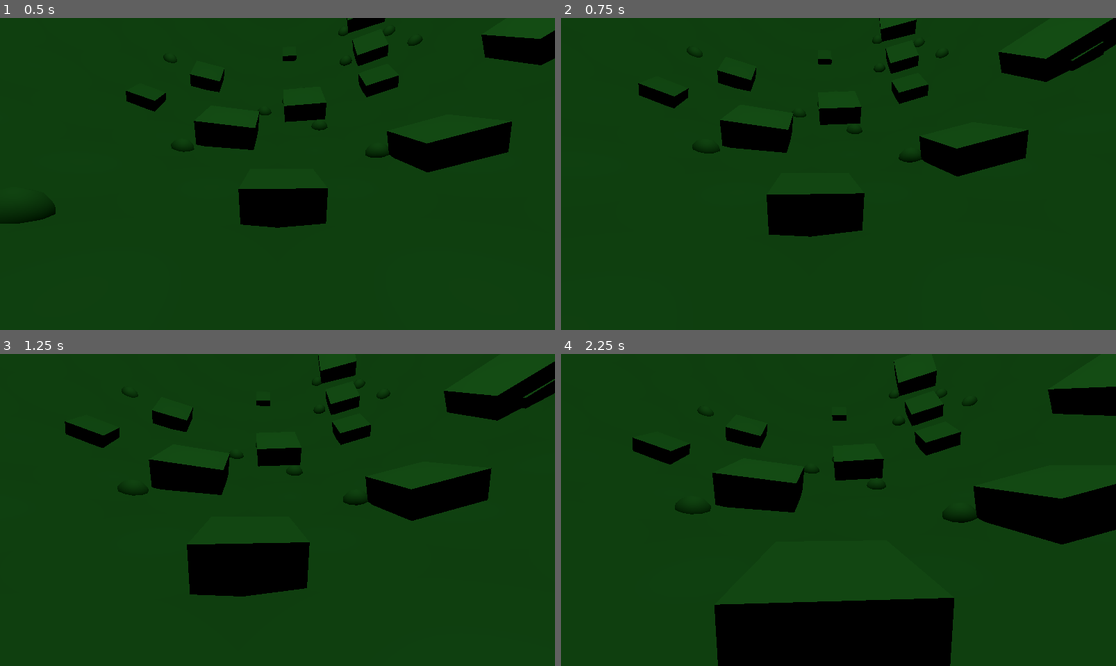
Above: before the commit, frames 1-4 (two rows, left to right).
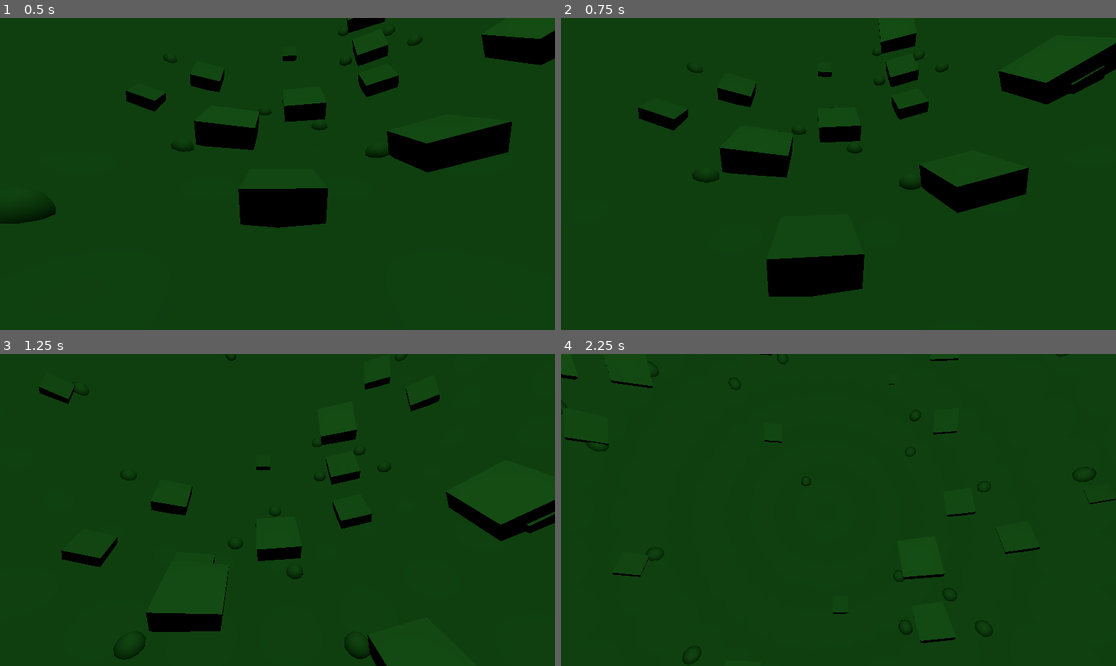
Above: after the commit, the same moments.

Repository: mydr3z/The-Core
Game: Godot game, scene res://root.tscn
Two runs of this game, one before a commit and one after it. Both use one fixed random seed, a clock stepped at 60 frames per second and the inputs below.
Inputs (mouse positions are in pixels of both pictures, inside the frame that each line leads up to):
- Up to frame 1 (0.5 s): no input
- Up to frame 2 (0.75 s): tap Enter at 0.5 s; move the mouse to (866, 174) at 0.52 s; hold Up (ui_up) from 0.53 s (still down); tap Space (ui_jump, bound only after the commit) at 0.6 s
- Up to frame 3 (1.25 s): keep holding Up (ui_up); tap Space (ui_jump, bound only after the commit) at 0.77, 1.07 s
- Up to frame 4 (2.25 s): keep holding Up (ui_up); move the mouse to (810, 510) at 1.27 s; tap Space (ui_jump, bound only after the commit) at 1.35, 1.52, 1.82, 2.1 s; move the mouse to (849, 503) at 2.02 s

Frame 1 is identical in both runs. In frame 2, 16% of the frame differs, in the area x 13-100%, y 0-90%; in frame 3, 13%; in frame 4, 18%, in the area x 0-100%, y 0-100%.

Commit message:
feat: добавлена возможность прыжка

Diff:
--- a/project.godot
+++ b/project.godot
@@ -58,3 +58,8 @@
 "events": [Object(InputEventKey,"resource_local_to_scene":false,"resource_name":"","device":-1,"window_id":0,"alt_press …(195 unchanged characters)…
 ]
 }
+ui_jump={
+"deadzone": 0.2,
+"events": [Object(InputEventKey,"resource_local_to_scene":false,"resource_name":"","device":-1,"window_id":0,"alt_pressed":false,"shift_pressed":false,"ctrl_pressed":false,"meta_pressed":false,"pressed":false,"keycode":0,"physical_keycode":32,"key_label":0,"unicode":32,"location":0,"echo":false,"script":null)
+]
+}
--- a/scripts/player.gd
+++ b/scripts/player.gd
@@ -3,14 +3,21 @@
 
 
 const EYE_HEIGHT := 1.5;
+
 const SPEED := 1.5;
-const RUN_SPEED := 3;
+const RUN_SPEED := 3.0;
+
 const MOUSE_SENSITIVITY_HDG := 0.002;
 const MOUSE_SENSITIVITY_PITCH := 0.002;
 const VERTICAL_FOV_RADIANS := 1.5;
 
+const JUMP_POWER := 10.0;
 
 var _camera : Camera3D;
+
+var _is_in_jump := false;
+var _vel_y := 0.0;
+var _height_metres := 0.0;
 
 
 func _init(pos : Vector3) -> void:
@@ -34,11 +41,26 @@
 
 
 func _process(delta: float) -> void:
+	if _is_in_jump:
+		if _height_metres < 0.0:
+			_height_metres = 0.0;
+			_is_in_jump = false;
+		else:
+			_vel_y -= WorldPhysics.get_gravity_accel(position) * delta;
+			_height_metres += _vel_y * delta;
 	# выравнивание игрока по вертикали:
 	transform.basis = WorldPhysics.get_correct_basis(transform.basis, position);
 	# коррекция высоты:
-	position = WorldPhysics.get_correct_position(position);
+	position = WorldPhysics.get_correct_position(position) - position.normalized() * _height_metres;
 	# получение направления движения:
 	var input_dir = Input.get_vector("ui_left", "ui_right", "ui_up", "ui_down");
 	var direction = (transform.basis * Vector3(input_dir.x, 0, input_dir.y)).normalized();
 	position += direction * RUN_SPEED * delta if Input.is_action_pressed("ui_run") else direction * SPEED * delta;
+
+	if Input.is_action_just_pressed("ui_jump"):
+		_jump();
+
+
+func _jump() -> void:
+	_vel_y = JUMP_POWER;
+	_is_in_jump = true;
--- a/scripts/world_physics.gd
+++ b/scripts/world_physics.gd
@@ -2,6 +2,8 @@
 
 
 const EARTH_RADIUS := 20.0;
+
+const GRAVITY = 9.8;
 
 
 func get_earth_radius() -> float:
@@ -28,3 +30,7 @@
 
 func get_correct_position(position : Vector3) -> Vector3:
 	return position.normalized() * EARTH_RADIUS;
+
+
+func get_gravity_accel(position : Vector3) -> float:
+	return GRAVITY;
